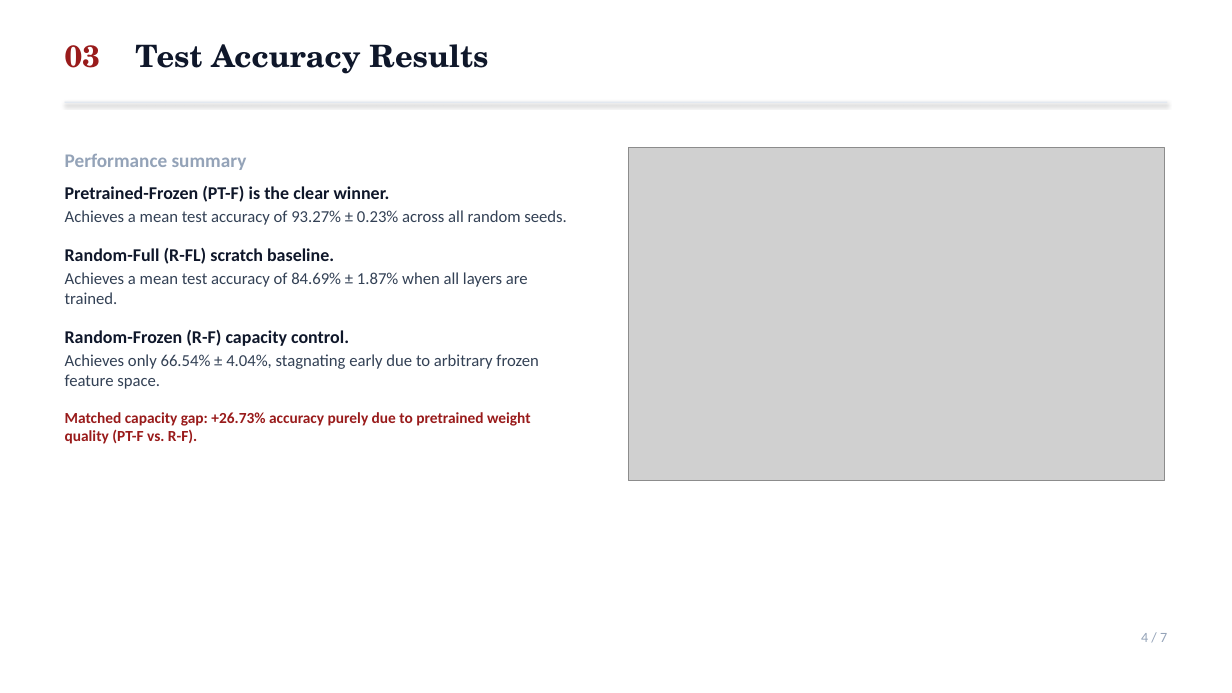
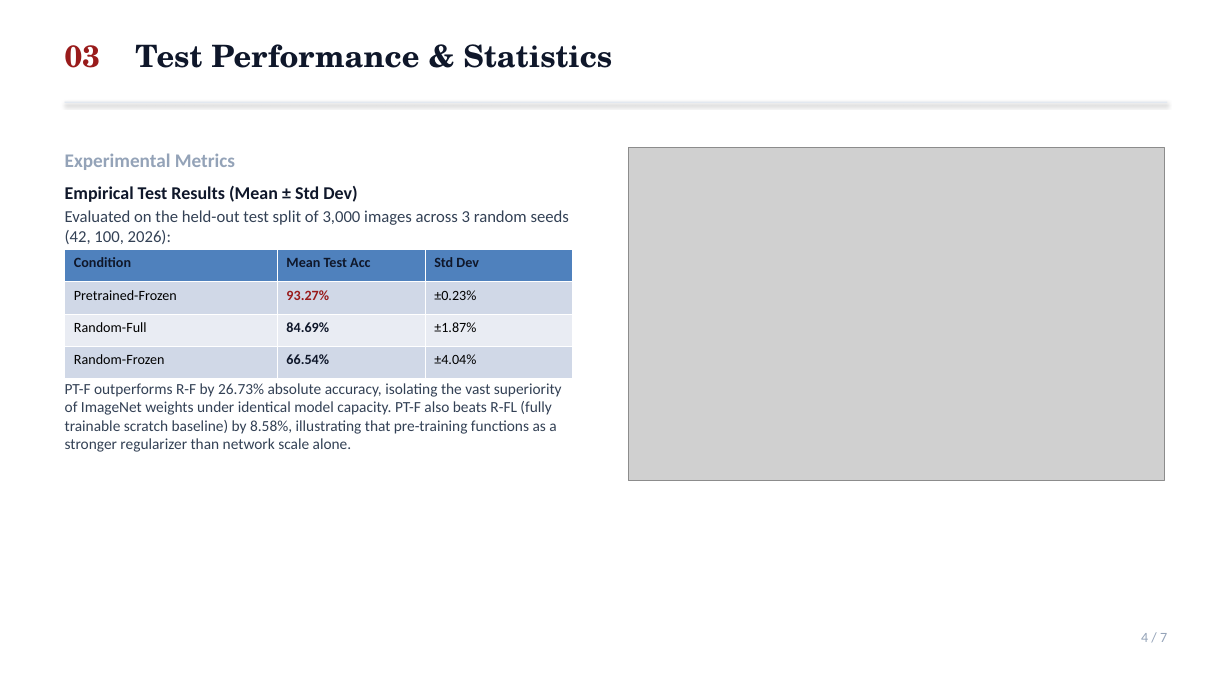
Before and after one commit to shrirag10/CS5330-Pattern-Recognition-Computer-vision-, a slide deck: slide 4 of Projects/final_project/presentation/presentation.pptx. Drawn at 1232x693 pixels with LibreOffice and Linux fonts; fonts in the diff are those of the drawing; grey boxes stand for pictures. Boxes give left, top, right and bottom in pixels: in the first picture for what was removed or moved away, otherwise in the second. Text is boxed around its words. In the diff, an @@ line names an element or a change of style, - is before the commit and + after.

Commit message:
Make PPTX presentation more dense with info, adding all metrics, parameters, mathematical formulas, and class-wise details

```diff
--- a/Projects/final_project/presentation/presentation.pptx
+++ b/Projects/final_project/presentation/presentation.pptx
@@ text at [65,44,612,68]: text changed @@
-03 Test Accuracy Results
+03 Test Performance & Statistics
@@ text at [65,153,569,452]: text changed; size 13 to 12 pt; bold off @@
-Performance summary
-Pretrained-Frozen (PT-F) is the clear winner.
-Achieves a mean test accuracy of 93.27% ± 0.23% across all random seeds.
-Random-Full (R-FL) scratch baseline.
-Achieves a mean test accuracy of 84.69% ± 1.87% when all layers are trained.
-Random-Frozen (R-F) capacity control.
-Achieves only 66.54% ± 4.04%, stagnating early due to arbitrary frozen feature space.
-Matched capacity gap: +26.73% accuracy purely due to pretrained weight quality (PT-F vs. R-F).
+Experimental Metrics
+Empirical Test Results (Mean ± Std Dev)
+Evaluated on the held-out test split of 3,000 images across 3 random seeds (42, 100, 2026):
+Key Statistical Takeaway
+PT-F outperforms R-F by 26.73% absolute accuracy, isolating the vast superiority of ImageNet weights under identical model capacity. PT-F also beats R-FL (fully trainable scratch baseline) by 8.58%, illustrating that pre-training functions as a stronger regularizer than network scale alone.
@@ table added at [65,250,573,379], 4 rows, 3 columns @@
+Condition | Mean Test Acc | Std Dev
+Pretrained-Frozen | 93.27% | ±0.23%
+Random-Full | 84.69% | ±1.87%
+Random-Frozen | 66.54% | ±4.04%
```
Also in this commit, not shown: 6 other slides changed, 1 other file.
